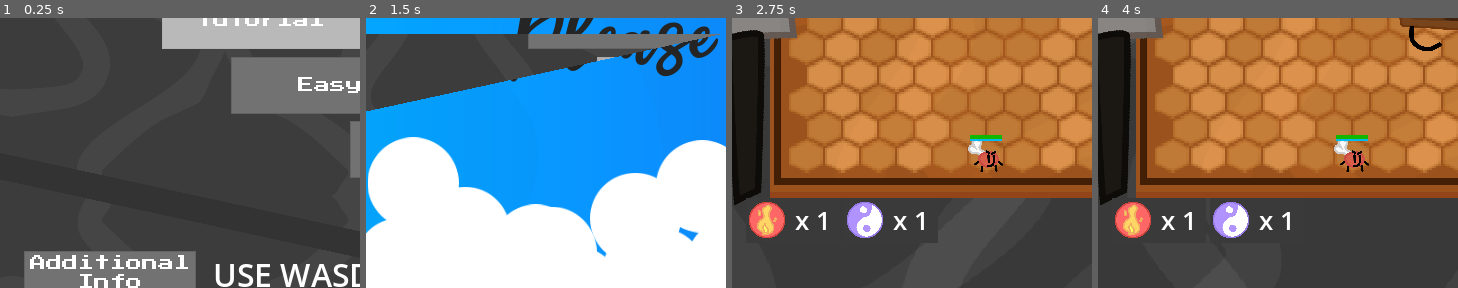
Above: before the commit, frames 1-4 (left to right).
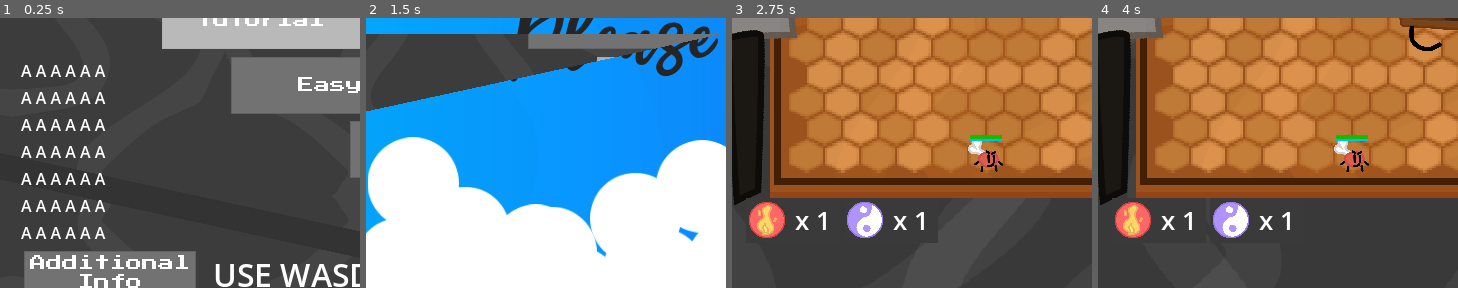
Above: after the commit, the same moments.

Repository: Kaplin86/engrams-of-chaos
Game: Godot game, scene res://main_menu.tscn
Two runs of this game, one before a commit and one after it. Both use one fixed random seed, a clock stepped at 60 frames per second and the inputs below.
Inputs (mouse positions are % of the whole screen's width and height, from its top left):
- Up to frame 1 (0.25 s): no input
- Up to frame 2 (1.5 s): tap Enter at 0.5 s; move the mouse to (72, 45) at 0.52 s; hold Right (ui_right) 0.53-1.28 s; tap Z (confirm) at 0.6, 1.35 s; click (72, 45) at 0.67 s; move the mouse to (30, 55) at 1.27 s; hold Down (ui_down) from 1.28 s (still down)
- Up to frame 3 (2.75 s): move the mouse to (60, 28) at 2.02 s; release Down (ui_down) at 2.03 s; hold Right (ui_right) from 2.03 s (still down); hold X (deny) from 2.03 s (still down); tap Z (confirm) at 2.3 s
- Up to frame 4 (4 s): move the mouse to (45, 70) at 2.77 s; release Right (ui_right) at 2.78 s; release X (deny) at 2.78 s; hold Up (ui_up) 2.78-3.53 s; tap Z (confirm) at 2.85, 3.5, 3.6 s; click (45, 70) at 2.92 s; move the mouse to (80, 65) at 3.52 s; hold Left (ui_left) from 3.53 s (still down)
The pictures show only the part of the screen within x 0-50%, y 47-97%; the shares and areas given below are measured in that part.

The runs differ from the first frame. In frame 1, 2.8% of the frame differs, in the area x 5-30%, y 17-82%; in frame 2, nothing differs; in frame 3, less than 0.1%; in frame 4, less than 0.1%.

Commit message:
41 hour
I made a firebase connector script and started work on a leaderboard system. right now it only displays it.

Diff:
--- /dev/null
+++ b/firebaseConnector.gd
@@ -0,0 +1,51 @@
+extends Node
+
+const FIREBASE_PROJECT_ID = "engrams-of-chaos-web-leadboard"
+const FIREBASE_API_KEY = "AIzaSyC-W-dSPlx8XY1K-zD3owoPKaEJGU4HZIA"
+const FIRESTORE_URL = "https://firestore.googleapis.com/v1/projects/%s/databases/(default)/documents/leaderboard" % FIREBASE_PROJECT_ID
+
+@onready var http := HTTPRequest.new()
+var topscores = {}
+
+signal gotTopScores
+
+func _ready():
+	add_child(http)
+	get_top_scores()
+
+func post_score(name: String, score: int, gamemode : String, mainSynergy : String):
+	var url = FIRESTORE_URL + "?key=" + FIREBASE_API_KEY
+	var data = {
+		"fields": {
+			"name": {"stringValue": name},
+			"score": {"integerValue": str(score)},
+			"gamemode": {"stringValue": gamemode},
+			"main synergy": {"stringValue":mainSynergy}
+		}
+	}
+	var body = JSON.stringify(data)
+	http.request(url, [], HTTPClient.METHOD_POST, body)
+	print("Posted score:", name, score)
+
+func get_top_scores():
+	var url = FIRESTORE_URL + "?key=" + FIREBASE_API_KEY
+	http.request(url, [], HTTPClient.METHOD_GET)
+	http.connect("request_completed", Callable(self, "_on_request_completed"))
+
+func _on_request_completed(result, response_code, headers, body):
+	var response = JSON.parse_string(body.get_string_from_utf8())
+	if typeof(response) == TYPE_DICTIONARY and response.has("documents"):
+		var docs = response["documents"]
+		var scores = []
+		for d in docs:
+			var f = d["fields"]
+			scores.append({
+				"name": f["name"]["stringValue"],
+				"score": int(f["score"]["integerValue"]),
+				"gamemode": f["gamemode"]["stringValue"],
+				"main synergy": f["gamemode"]["stringValue"]
+			})
+		# Sort descending by score
+		scores.sort_custom(func(a, b): return b["score"] - a["score"])
+		topscores = scores
+		gotTopScores.emit()
--- /dev/null
+++ b/firebaseConnector.tscn
@@ -0,0 +1,6 @@
+[gd_scene load_steps=2 format=3 uid="uid://s1nt7c8gpfe4"]
+
+[ext_resource type="Script" uid="uid://gyw844ksj6ow" path="res://firebaseConnector.gd" id="1_bwxhj"]
+
+[node name="Node2D" type="Node2D"]
+script = ExtResource("1_bwxhj")
--- a/gameManager.gd
+++ b/gameManager.gd
@@ -183,6 +183,7 @@
 		NewUnit.team = team
 		NewUnit.defense += defenseTuning
 		NewUnit.y_sort_enabled = true
+		NewUnit.z_index = 1
 		add_child(NewUnit)
 		units.append(NewUnit)
 		return OK
--- /dev/null
+++ b/leaderboardContainer.gd
@@ -0,0 +1,30 @@
+extends ScrollContainer
+@export var Main : Node
+
+func _ready():
+	await FirebaseConnector.gotTopScores
+	loadTopScores()
+
+
+func loadTopScores():
+	var difficulty = ""
+	if Main.buttonHover == 0:
+		difficulty = "Tutorial"
+	if Main.buttonHover == 1:
+		difficulty = "Easy"
+	if Main.buttonHover == 2:
+		difficulty = "Normal"
+	for E in $VBoxContainer.get_children():
+		E.queue_free()
+	for E in FirebaseConnector.topscores:
+		if E['gamemode'] == difficulty:
+			var LabelNew = Label.new()
+			LabelNew.custom_minimum_size.x = 175.315
+			$VBoxContainer.add_child(LabelNew)
+			LabelNew.text = E['name'] + " - " + str(E['score'])
+
+func _on_main_menu_change_button():
+	loadTopScores()
+
+func _process(delta):
+	$".".scroll_vertical += 1
--- a/main.tscn
+++ b/main.tscn
@@ -186,7 +186,7 @@
 bus = &"sfx"
 
 [node name="Guy" type="Node2D" parent="TutorialPointer"]
-position = Vector2(348, -200.187)
+position = Vector2(348, -199.675)
 
 [node name="BurntToastBody" type="Sprite2D" parent="TutorialPointer/Guy"]
 scale = Vector2(0.178, 0.178)
@@ -250,7 +250,7 @@
 offset_left = 15.0
 offset_top = 190.0
 offset_right = 268.0
-offset_bottom = 443.0
+offset_bottom = 473.0
 color = Color(0, 0.160829, 0.225788, 1)
 
 [node name="GAME OVER" type="Label" parent="CanvasLayer2/Control"]
--- a/main_menu.gd
+++ b/main_menu.gd
@@ -5,6 +5,7 @@
 var deltatimer = 0
 
 var lastInputDeltatime = 0
+signal changeButton
 
 func _process(delta: float) -> void:
 	deltatimer += delta
@@ -36,10 +37,13 @@
 		$Logo.scale += Vector2(0.05,0.05)
 		lastInputDeltatime = deltatimer
 
+
 	if Input.is_action_just_pressed("ui_up"):
 		buttonHover -= 1
+		changeButton.emit()
 	elif Input.is_action_just_pressed("ui_down"):
 		buttonHover += 1
+		changeButton.emit()
 
 	if Input.is_action_just_pressed("confirm"):
 		if buttonHover == 0 or buttonHover == 1 or buttonHover == 2:
--- a/main_menu.tscn
+++ b/main_menu.tscn
@@ -9,6 +9,7 @@
 [ext_resource type="Script" uid="uid://rgwl5e3uun00" path="res://physics_bg.gd" id="5_nlkkf"]
 [ext_resource type="Texture2D" uid="uid://cstd7txufmlqq" path="res://ui/pattern.svg" id="7_qe12f"]
 [ext_resource type="AudioStream" uid="uid://dybdrextqsmc1" path="res://sfx/FirstENGRAMmaintheme.mp3" id="9_dy7ct"]
+[ext_resource type="Script" uid="uid://cdjgcejo4bnr3" path="res://leaderboardContainer.gd" id="10_0o4t1"]
 
 [sub_resource type="Gradient" id="Gradient_nlkkf"]
 offsets = PackedFloat32Array(0, 0.893333, 1)
@@ -401,5 +402,86 @@
 stream = ExtResource("9_dy7ct")
 autoplay = true
 
+[node name="ScrollContainer" type="ScrollContainer" parent="." node_paths=PackedStringArray("Main")]
+offset_left = 21.0
+offset_top = 292.0
+offset_right = 201.0
+offset_bottom = 479.0
+scroll_vertical = 106
+horizontal_scroll_mode = 0
+vertical_scroll_mode = 3
+script = ExtResource("10_0o4t1")
+Main = NodePath("..")
+
+[node name="VBoxContainer" type="VBoxContainer" parent="ScrollContainer"]
+layout_mode = 2
+
+[node name="Label" type="Label" parent="ScrollContainer/VBoxContainer"]
+custom_minimum_size = Vector2(175.315, 0)
+layout_mode = 2
+text = "A A A A A A"
+autowrap_mode = 1
+
+[node name="Label2" type="Label" parent="ScrollContainer/VBoxContainer"]
+custom_minimum_size = Vector2(175.315, 0)
+layout_mode = 2
+text = "A A A A A A"
+autowrap_mode = 1
+
+[node name="Label3" type="Label" parent="ScrollContainer/VBoxContainer"]
+custom_minimum_size = Vector2(175.315, 0)
+layout_mode = 2
+text = "A A A A A A"
+autowrap_mode = 1
+
+[node name="Label4" type="Label" parent="ScrollContainer/VBoxContainer"]
+custom_minimum_size = Vector2(175.315, 0)
+layout_mode = 2
+text = "A A A A A A"
+autowrap_mode = 1
+
+[node name="Label5" type="Label" parent="ScrollContainer/VBoxContainer"]
+custom_minimum_size = Vector2(175.315, 0)
+layout_mode = 2
+text = "A A A A A A"
+autowrap_mode = 1
+
+[node name="Label6" type="Label" parent="ScrollContainer/VBoxContainer"]
+custom_minimum_size = Vector2(175.315, 0)
+layout_mode = 2
+text = "A A A A A A"
+autowrap_mode = 1
+
+[node name="Label8" type="Label" parent="ScrollContainer/VBoxContainer"]
+custom_minimum_size = Vector2(175.315, 0)
+layout_mode = 2
+text = "A A A A A A"
+autowrap_mode = 1
+
+[node name="Label9" type="Label" parent="ScrollContainer/VBoxContainer"]
+custom_minimum_size = Vector2(175.315, 0)
+layout_mode = 2
+text = "A A A A A A"
+autowrap_mode = 1
+
+[node name="Label10" type="Label" parent="ScrollContainer/VBoxContainer"]
+custom_minimum_size = Vector2(175.315, 0)
+layout_mode = 2
+text = "A A A A A A"
+autowrap_mode = 1
+
+[node name="Label11" type="Label" parent="ScrollContainer/VBoxContainer"]
+custom_minimum_size = Vector2(175.315, 0)
+layout_mode = 2
+text = "A A A A A A"
+autowrap_mode = 1
+
+[node name="Label7" type="Label" parent="ScrollContainer/VBoxContainer"]
+custom_minimum_size = Vector2(175.315, 0)
+layout_mode = 2
+text = "A A A A A A"
+autowrap_mode = 1
+
+[connection signal="changeButton" from="." to="ScrollContainer" method="_on_main_menu_change_button"]
 [connection signal="body_entered" from="PhysicsBG/Area2D" to="PhysicsBG" method="_on_area_2d_body_entered"]
 [connection signal="timeout" from="Timer" to="." method="_on_timer_timeout"]
--- a/project.godot
+++ b/project.godot
@@ -19,6 +19,7 @@
 
 DatastoreHolder="*res://datastoreHolder.gd"
 Transition="*res://transition.tscn"
+FirebaseConnector="*res://firebaseConnector.gd"
 
 [display]
 
--- /dev/null
+++ b/ui/leaderboard.tscn
@@ -0,0 +1,12 @@
+[gd_scene format=3 uid="uid://t3hse2ya3ncr"]
+
+[node name="Leaderboard" type="Node2D"]
+
+[node name="ColorRect" type="ColorRect" parent="."]
+offset_right = 728.0
+offset_bottom = 543.0
+color = Color(0, 0, 0, 1)
+
+[node name="Label" type="Label" parent="."]
+offset_right = 40.0
+offset_bottom = 23.0
Not shown, added: firebaseConnector.gd.uid
Not shown, added: leaderboardContainer.gd.uid
Not shown: 1 places in main_menu.tscn that only renumber resources
